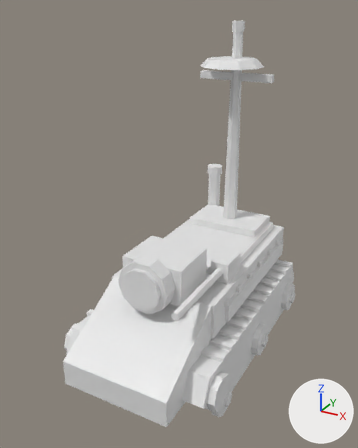
The glTF model art/units/scout.glb: old version first, new version second.
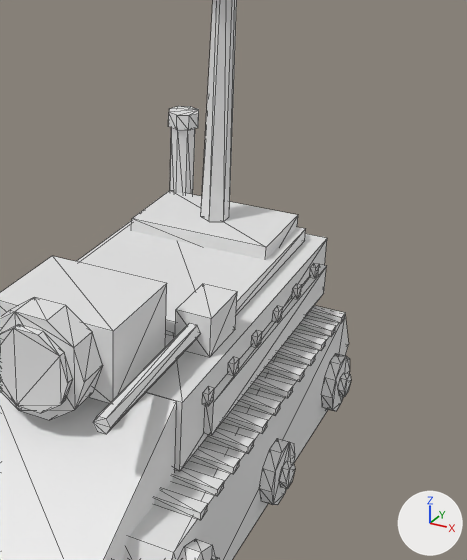
Each version appears first whole from a 50 mm camera at (8.25, -16.36, 13.43) aimed at (-0.25, -0.91, 5.71), and next in a close-up on the part from 35% to 98% of the width and 25% to 85% of the height. Lighting does not change. The marker at lower right points along +X, +Y and +Z. The older version's two pictures come first. The close-ups show mesh edges as thin lines. Vertices at exactly the same position are counted once.

In view in the first close-up: 'scout'.
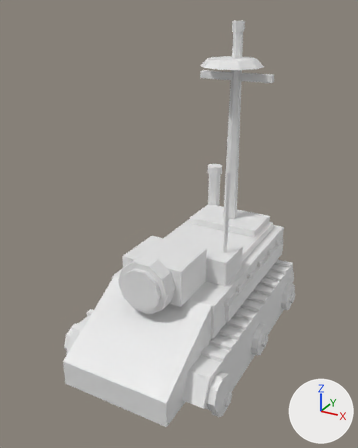
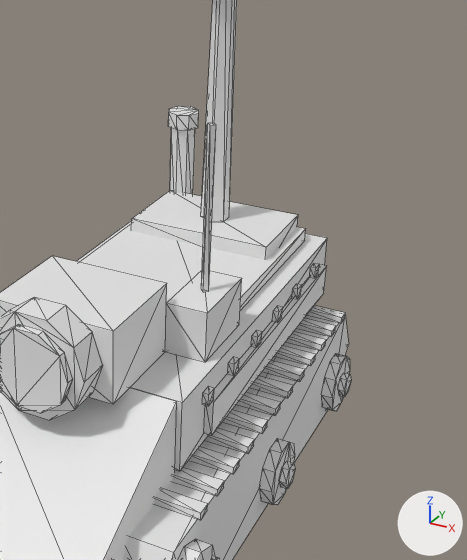
Location of each change, [x1, y1, x2, y2] in pixels of the close-ups (467 x 560 px):
part 1 of me_piece, deleted
    before: [93, 324, 201, 434]
part 2 of me_piece, built on
    before: [175, 284, 237, 357]
    after: [165, 123, 242, 362]

The edits, one by one:
me_piece is used by ob_scout; location (0.0, 0.0, 0.0).
me_piece had 744 vertices, 1208 faces and spanned x -3.3..3.3, y -6.0..5.2, z 0.0..12.9.
me_piece now has 739 vertices, 1200 faces and spans x -3.3..3.3, y -6.0..5.2, z 0.0..12.9.
me_piece part 1: the loose piece of 12 vertices spanning x 1.49..1.81, y -4.6..-1.2, z 4.11..4.39 is deleted.
Part 2, on me_piece:
4 vertices are removed from x 1.3..2.0, y -1.2..0.0, z 3.8..4.6.
11 faces are deleted.
4 vertices move from x 1.3..2.0, y -1.2..0.0, z 3.8..4.6 to x 1.2..2.0, y -1.4..0.2, z 3.8..4.8.
11 vertices are added at x 1.2..2.0, y -1.4..0.2, z 3.8..8.0.
23 new faces join them.
